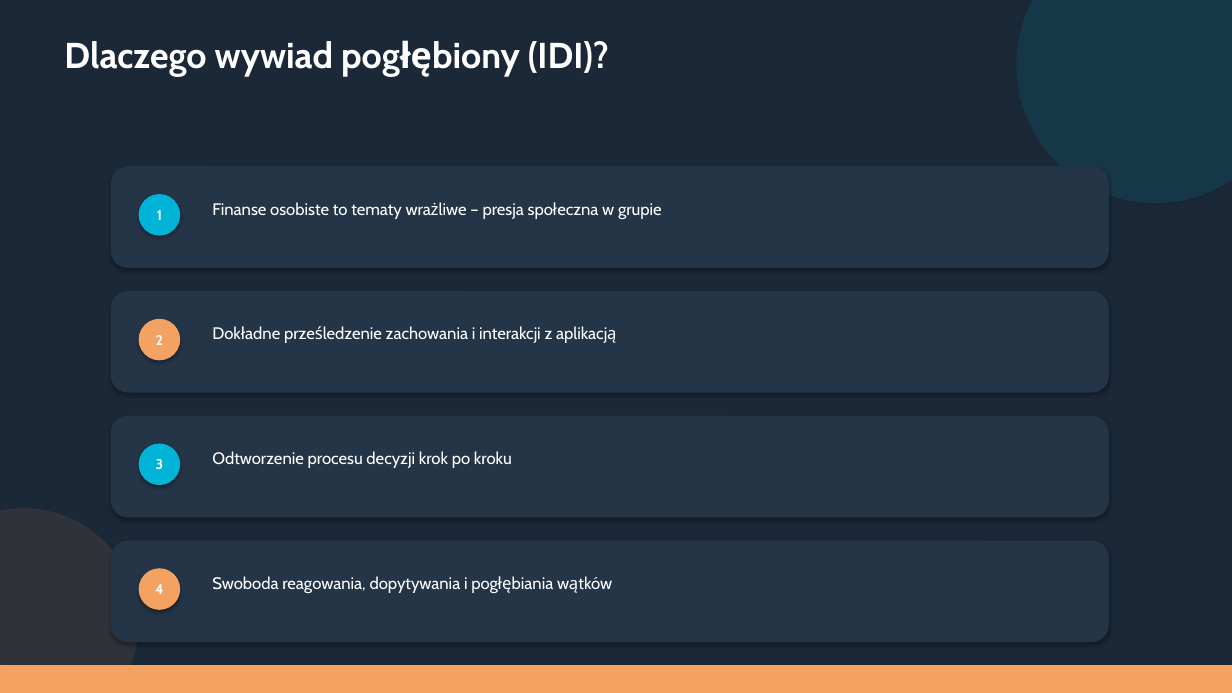
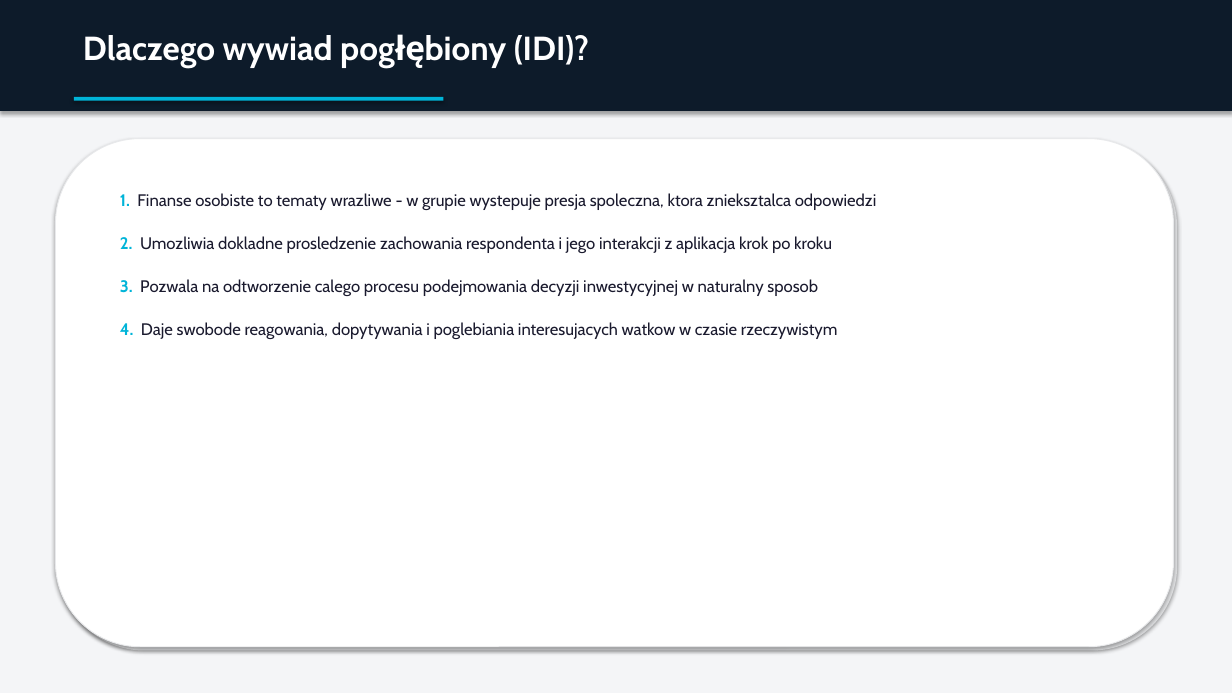
Before and after one commit to krystian61222-cyber/github, a slide deck: slide 5 of Prezentacja_Fintech.pptx. Drawn at 1232x693 pixels with LibreOffice and Linux fonts; fonts in the diff are those of the drawing. Boxes give left, top, right and bottom in pixels: in the first picture for what was removed or moved away, otherwise in the second. Text is boxed around its words. In the diff, an @@ line names an element or a change of style, - is before the commit and + after.

Commit message:
feat: redesign presentation with premium unified layout

```diff
--- a/Prezentacja_Fintech.pptx
+++ b/Prezentacja_Fintech.pptx
@@ background #1B2838 to #F4F5F7 @@
@@ rectangle added at (x1=0, y1=0, x2=1232, y2=111), fill #0D1B2A @@
@@ text "Dlaczego wywiad pogłębiony (IDI)?" moved from (x1=64, y1=41, x2=609, y2=76) to (x1=83, y1=35, x2=589, y2=69) @@
@@ text "Dlaczego wywiad pogłębiony (IDI)?" at (x1=83, y1=35, x2=589, y2=69): size 28 to 26 pt @@
@@ ellipse removed at (x1=1017, y1=0, x2=1232, y2=203) @@
@@ rectangle resized from (x1=0, y1=665, x2=1232, y2=693) to (x1=74, y1=97, x2=444, y2=101) @@
@@ rectangle at (x1=74, y1=97, x2=444, y2=101): fill #F4A261 to #00B4D8 @@
@@ rounded rectangle resized from (x1=111, y1=166, x2=1109, y2=268) to (x1=55, y1=139, x2=1174, y2=647) @@
@@ rounded rectangle at (x1=55, y1=139, x2=1174, y2=647): fill #253548 to #FFFFFF; outline none to #E8E9EB 0.75 pt @@
@@ rounded rectangle resized from (x1=111, y1=291, x2=1109, y2=393) to (x1=59, y1=142, x2=1177, y2=651) @@
@@ rounded rectangle at (x1=59, y1=142, x2=1177, y2=651): fill #253548 to #E0E1E3 @@
@@ text added at (x1=120, y1=193, x2=877, y2=339), 13 pt, text #1A1A2E @@
+1. Finanse osobiste to tematy wrazliwe - w grupie wystepuje presja spoleczna, ktora znieksztalca odpowiedzi
+2. Umozliwia dokladne prosledzenie zachowania respondenta i jego interakcji z aplikacja krok po kroku
+3. Pozwala na odtworzenie calego procesu podejmowania decyzji inwestycyjnej w naturalny sposob
+4. Daje swobode reagowania, dopytywania i poglebiania interesujacych watkow w czasie rzeczywistym
@@ ellipse removed at (x1=139, y1=194, x2=180, y2=236) @@
-1
@@ text removed at (x1=212, y1=202, x2=662, y2=219) @@
-Finanse osobiste to tematy wrażliwe – presja społeczna w grupie
@@ ellipse removed at (x1=139, y1=319, x2=180, y2=360) @@
-2
@@ text removed at (x1=386, y1=326, x2=553, y2=343) @@
-Dokładne prześledzenie zachowania i interakcji z aplikacją
@@ rounded rectangle removed at (x1=111, y1=416, x2=1109, y2=518) @@
@@ ellipse removed at (x1=139, y1=444, x2=180, y2=485) @@
-3
@@ text removed at (x1=212, y1=451, x2=512, y2=468) @@
-Odtworzenie procesu decyzji krok po kroku
@@ ellipse removed at (x1=0, y1=508, x2=139, y2=693) @@
@@ rounded rectangle removed at (x1=111, y1=541, x2=1109, y2=642) @@
@@ ellipse removed at (x1=139, y1=568, x2=180, y2=610) @@
-4
@@ text removed at (x1=212, y1=576, x2=468, y2=593) @@
-Swoboda reagowania, dopytywania i pogłębiania wątków
```
Also in this commit, not shown: 5 other slides changed, 3 slides added, 3 slides removed, 1 other file.
